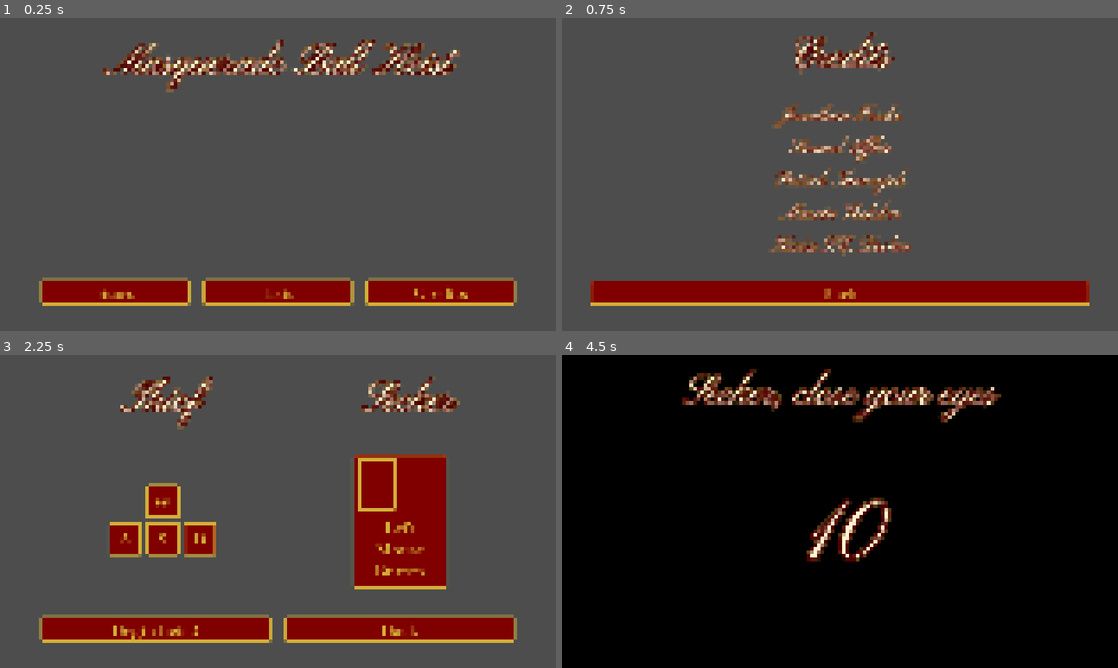
Above: before the commit, frames 1-4 (two rows, left to right).
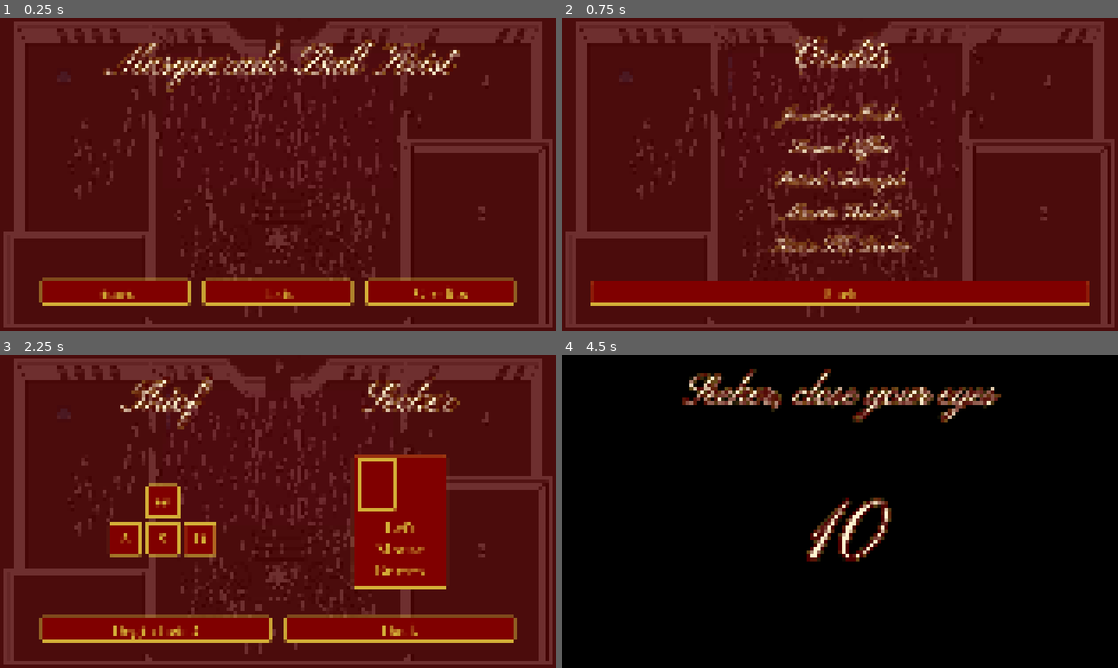
Above: after the commit, the same moments.

Repository: kscd/masquerade-ball-heist
Game: Godot game, scene res://scenes/main_menu/main.tscn
Two runs of this game, one before a commit and one after it. Both use one fixed random seed, a clock stepped at 60 frames per second and the inputs below.
Inputs:
- Up to frame 1 (0.25 s): no input
- Up to frame 2 (0.75 s): click "Credits" at 0.5 s
- Up to frame 3 (2.25 s): click "Back" at 1.25 s; click "Start" at 2 s
- Up to frame 4 (4.5 s): click "Back" at 2.75 s; click "Start" at 3.5 s; click "Begin heist!" at 4.25 s

The runs differ from the first frame. In frame 1, 90% of the frame differs, in the area x 0-100%, y 0-100%; in frame 2, 89%; in frame 3, 82%; in frame 4, nothing differs.

Commit message:
Add background to menus

Diff:
--- a/scenes/control_overview/control_overview.tscn
+++ b/scenes/control_overview/control_overview.tscn
@@ -1,6 +1,7 @@
 [gd_scene format=3 uid="uid://bswfnkxv33unh"]
 
 [ext_resource type="LabelSettings" uid="uid://br33vnfar1uca" path="res://shared/main_menu_label.tres" id="1_23vv7"]
+[ext_resource type="Texture2D" uid="uid://eaojonf3pk7a" path="res://shared/background.png" id="1_wq3uq"]
 [ext_resource type="Script" uid="uid://cvcq1uxxfig0b" path="res://scenes/control_overview/margin_container.gd" id="1_xokas"]
 [ext_resource type="Script" uid="uid://bb3mvk51yp8ep" path="res://scenes/control_overview/start_button.gd" id="2_23vv7"]
 [ext_resource type="Script" uid="uid://bldtdecrmw3yy" path="res://scenes/control_overview/back_button.gd" id="2_a82xa"]
@@ -11,6 +12,23 @@
 [ext_resource type="StyleBox" uid="uid://bvqptd3tfk13j" path="res://shared/new_style_box_flat.tres" id="5_dge5s"]
 
 [node name="CanvasLayer" type="CanvasLayer" unique_id=667254874]
+
+[node name="TextureRect" type="TextureRect" parent="." unique_id=1957902557]
+anchors_preset = 15
+anchor_right = 1.0
+anchor_bottom = 1.0
+grow_horizontal = 2
+grow_vertical = 2
+texture = ExtResource("1_wq3uq")
+expand_mode = 1
+
+[node name="ColorRect" type="ColorRect" parent="." unique_id=1869006868]
+anchors_preset = 15
+anchor_right = 1.0
+anchor_bottom = 1.0
+grow_horizontal = 2
+grow_vertical = 2
+color = Color(0.3019608, 0, 0, 0.8156863)
 
 [node name="MarginContainer" type="MarginContainer" parent="." unique_id=1526756598]
 anchors_preset = 15
--- a/scenes/control_overview_round_2/control_overview.tscn
+++ b/scenes/control_overview_round_2/control_overview.tscn
@@ -1,6 +1,7 @@
 [gd_scene format=3 uid="uid://ctk5miam18k6l"]
 
 [ext_resource type="Script" uid="uid://lthu5bjo1u6s" path="res://scenes/control_overview_round_2/margin_container.gd" id="1_qyaew"]
+[ext_resource type="Texture2D" uid="uid://eaojonf3pk7a" path="res://shared/background.png" id="1_re47g"]
 [ext_resource type="LabelSettings" uid="uid://br33vnfar1uca" path="res://shared/main_menu_label.tres" id="2_vce1a"]
 [ext_resource type="LabelSettings" uid="uid://dhqfy6pohtndf" path="res://shared/player_label_settings.tres" id="3_4qsh8"]
 [ext_resource type="Script" uid="uid://b3psls34r65n8" path="res://scenes/control_overview_round_2/grid_container.gd" id="4_k4pdo"]
@@ -9,6 +10,23 @@
 [ext_resource type="Script" uid="uid://cjasbxyggdb35" path="res://scenes/control_overview_round_2/v_box_container.gd" id="7_tek2h"]
 
 [node name="CanvasLayer" type="CanvasLayer" unique_id=667254874]
+
+[node name="TextureRect" type="TextureRect" parent="." unique_id=1403128858]
+anchors_preset = 15
+anchor_right = 1.0
+anchor_bottom = 1.0
+grow_horizontal = 2
+grow_vertical = 2
+texture = ExtResource("1_re47g")
+expand_mode = 1
+
+[node name="ColorRect" type="ColorRect" parent="." unique_id=1898359187]
+anchors_preset = 15
+anchor_right = 1.0
+anchor_bottom = 1.0
+grow_horizontal = 2
+grow_vertical = 2
+color = Color(0.3019608, 0, 0, 0.8156863)
 
 [node name="MarginContainer" type="MarginContainer" parent="." unique_id=1526756598]
 anchors_preset = 15
--- a/scenes/credits_menu/credits_menu.tscn
+++ b/scenes/credits_menu/credits_menu.tscn
@@ -1,11 +1,29 @@
 [gd_scene format=3 uid="uid://d4cj8ut00iuwg"]
 
 [ext_resource type="Script" uid="uid://cvcq1uxxfig0b" path="res://scenes/control_overview/margin_container.gd" id="1_5ww45"]
+[ext_resource type="Texture2D" uid="uid://eaojonf3pk7a" path="res://shared/background.png" id="1_8tm0t"]
 [ext_resource type="LabelSettings" uid="uid://br33vnfar1uca" path="res://shared/main_menu_label.tres" id="2_16lph"]
 [ext_resource type="Script" uid="uid://bnd6mvoamtro" path="res://scenes/credits_menu/back_button.gd" id="3_8tm0t"]
 [ext_resource type="LabelSettings" uid="uid://d2vdsnjdklwpn" path="res://shared/credits_menu_label.tres" id="3_16lph"]
 
 [node name="CanvasLayer" type="CanvasLayer" unique_id=1154195572]
+
+[node name="TextureRect" type="TextureRect" parent="." unique_id=1271397694]
+anchors_preset = 15
+anchor_right = 1.0
+anchor_bottom = 1.0
+grow_horizontal = 2
+grow_vertical = 2
+texture = ExtResource("1_8tm0t")
+expand_mode = 1
+
+[node name="ColorRect" type="ColorRect" parent="." unique_id=134339724]
+anchors_preset = 15
+anchor_right = 1.0
+anchor_bottom = 1.0
+grow_horizontal = 2
+grow_vertical = 2
+color = Color(0.3019608, 0, 0, 0.8156863)
 
 [node name="MarginContainer" type="MarginContainer" parent="." unique_id=1213643643]
 anchors_preset = 15
--- a/scenes/main_menu/main.tscn
+++ b/scenes/main_menu/main.tscn
@@ -7,12 +7,30 @@
 [ext_resource type="Script" uid="uid://b8h3ivpgxabky" path="res://scenes/main_menu/start_button.gd" id="2_5o5oo"]
 [ext_resource type="LabelSettings" uid="uid://br33vnfar1uca" path="res://shared/main_menu_label.tres" id="2_u4kfk"]
 [ext_resource type="Script" uid="uid://cr8ik7pa5xyid" path="res://scenes/main_menu/credits_button.gd" id="3_n6eec"]
+[ext_resource type="Texture2D" uid="uid://eaojonf3pk7a" path="res://shared/background.png" id="3_umpbu"]
 
 [node name="CanvasLayer" type="CanvasLayer" unique_id=71320408]
 
 [node name="Player" parent="." unique_id=1129632678 instance=ExtResource("1_o5qli")]
 
 [node name="Cursor" parent="." unique_id=105940319 instance=ExtResource("2_0wfyh")]
+
+[node name="TextureRect" type="TextureRect" parent="." unique_id=1582004754]
+anchors_preset = 15
+anchor_right = 1.0
+anchor_bottom = 1.0
+grow_horizontal = 2
+grow_vertical = 2
+texture = ExtResource("3_umpbu")
+expand_mode = 1
+
+[node name="ColorRect" type="ColorRect" parent="." unique_id=1415607396]
+anchors_preset = 15
+anchor_right = 1.0
+anchor_bottom = 1.0
+grow_horizontal = 2
+grow_vertical = 2
+color = Color(0.3019608, 0, 0, 0.8156863)
 
 [node name="MarginContainer" type="MarginContainer" parent="." unique_id=554420645]
 anchors_preset = 15
Binary file added: shared/background.png
Not shown, added: shared/background.png.import
